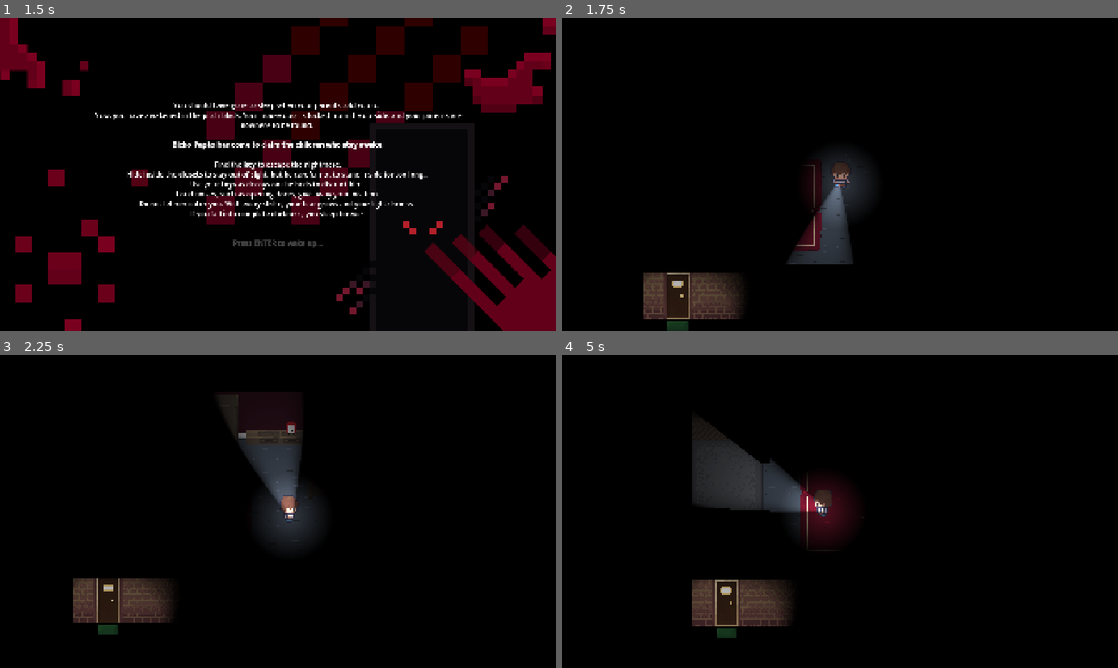
Above: before the commit, frames 1-4 (two rows, left to right).
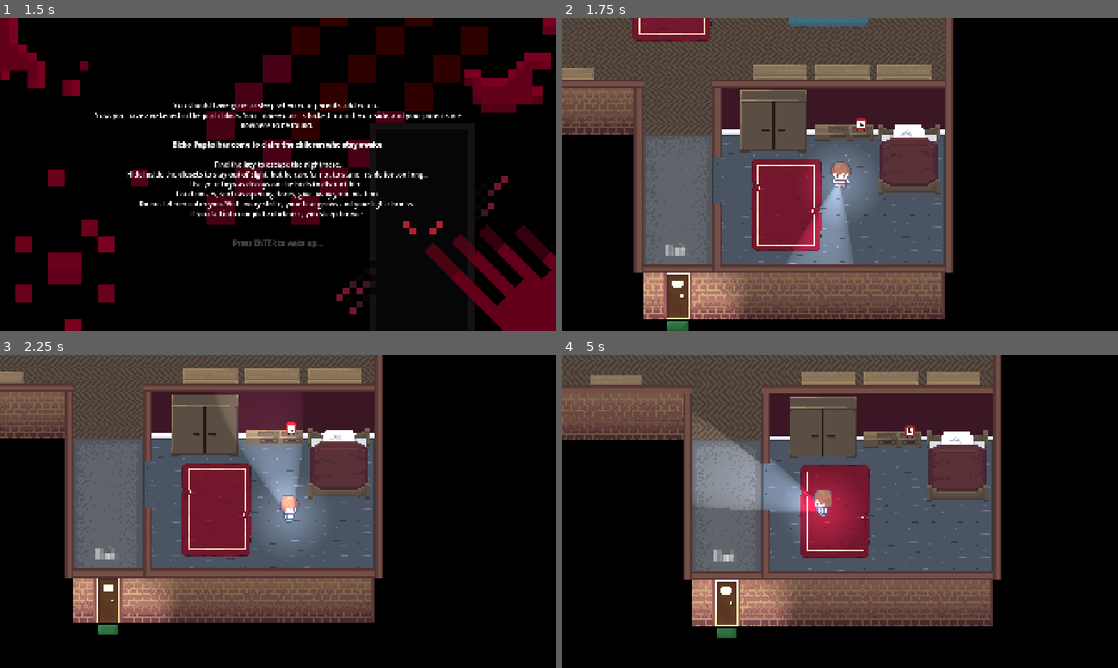
Above: after the commit, the same moments.

Repository: davidantunes23/dj_prototype
Game: Godot game, scene res://scenes/map/intro_screen.tscn
Same seed, same stepped clock (60 frames per second), same inputs: the game is played once before the commit and once after it.
Inputs (mouse positions are in pixels of both pictures, inside the frame that each line leads up to):
- Up to frame 1 (1.5 s): tap Enter (ui_accept) at 0.5 s; move the mouse to (400, 158) at 0.52 s; hold D (move_right) 0.53-1.28 s; hold Enter (ui_accept) 0.53-1.28 s; move the mouse to (166, 190) at 1.27 s; hold S (move_down) from 1.28 s (still down); tap Q (drop) at 1.35 s
- Up to frame 2 (1.75 s): keep holding S (move_down); tap Enter (ui_accept) at 1.52, 1.55 s
- Up to frame 3 (2.25 s): tap Enter (ui_accept) at 1.82 s; move the mouse to (333, 442) at 2.02 s; release S (move_down) at 2.03 s; hold D (move_right) from 2.03 s (still down); hold Enter (ui_accept) from 2.03 s (still down); tap E (interact) at 2.1 s
- Up to frame 4 (5 s): move the mouse to (812, 574) at 2.77 s; release D (move_right) at 2.78 s; release Enter (ui_accept) at 2.78 s; hold W (move_up) 2.78-3.53 s; tap Enter (ui_accept) at 2.85, 3.02, 3.32, 4.52, 4.55, 4.82 s; move the mouse to (1006, 558) at 3.52 s; hold Enter (ui_accept) 3.53-4.28 s; hold A (move_left) from 3.53 s (still down); tap Q (drop) at 3.6 s; move the mouse to (673, 464) at 4.27 s; tap E (interact) at 4.35 s

Frame 1 is identical in both runs. In frame 2, 60% of the frame differs, in the area x 0-71%, y 0-100%; in frame 3, 52%; in frame 4, 55%.

Commit message:
decoy behaviour

Diff:
--- a/scenes/item/bed.tscn
+++ b/scenes/item/bed.tscn
@@ -131,7 +131,7 @@
 }
 
 [node name="Bed" type="StaticBody2D" unique_id=1528075893]
-collision_layer = 8
+collision_layer = 10
 
 [node name="Sprite2D" type="Sprite2D" parent="." unique_id=1817473610]
 scale = Vector2(0.8, 0.8)
@@ -146,6 +146,7 @@
 debug_color = Color(2.7915835e-06, 0.56896055, 0.85614246, 0.41960785)
 
 [node name="Area2D" type="Area2D" parent="." unique_id=1114880272]
+collision_layer = 3
 collision_mask = 6
 script = ExtResource("1_340o3")
 
--- a/scenes/map/map.tscn
+++ b/scenes/map/map.tscn
@@ -8433,7 +8433,7 @@
 position = Vector2(-8, -48)
 
 [node name="Point30" type="Marker2D" parent="NavigationRegion2D/PatrolPath" unique_id=1727918732]
-position = Vector2(96, -48)
+position = Vector2(112, -64)
 
 [node name="Point31" type="Marker2D" parent="NavigationRegion2D/PatrolPath" unique_id=1709825423]
 position = Vector2(-8, -48)
@@ -8478,6 +8478,7 @@
 position = Vector2(-1000, -712)
 
 [node name="CanvasModulate" type="CanvasModulate" parent="." unique_id=1403401776]
+visible = false
 color = Color(0.003921569, 0, 0, 1)
 
 [node name="Lightning" type="Node2D" parent="." unique_id=158353247]
--- a/scripts/bicho_papao/bicho_papao.gd
+++ b/scripts/bicho_papao/bicho_papao.gd
@@ -59,10 +59,32 @@
 
 	return false
 
+func can_see_decoy() -> bool:
+	if not is_instance_valid(bed):
+		print("bed instance not valid")
+		return false
+
+	if not bed.get_node("Area2D").has_decoy:
+		print("no decoy")
+		return false
+
+	# Point the RayCast towards the player's center
+	los_ray.global_position = global_position
+	los_ray.target_position = los_ray.to_local(bed.global_position)
+	los_ray.force_raycast_update()
+
+	if los_ray.is_colliding():
+		print("ray is colliding")
+		var collider = los_ray.get_collider()
+		print (collider == bed)
+		return collider == bed
+	print("ray not colliding")
+	return false
+
 func _on_vision_area_body_entered(body: Node2D) -> void:
 	if body.is_in_group("player"):
 		player = body
-	elif body.is_in_group("bed"):
+	elif body.get_node("Area2D").is_in_group("bed"):
 		bed = body
 
 func _on_vision_area_body_exited(body: Node2D) -> void:
--- a/scripts/bicho_papao/patrol_state.gd
+++ b/scripts/bicho_papao/patrol_state.gd
@@ -94,6 +94,10 @@
 		state_machine.transition_to("Chase")
 		return
 
+	elif monster.can_see_decoy():
+		print("can see decoy")
+		SoundEvents.emit_sound(monster.bed.global_position, "bed")
+
 	if waypoints.is_empty():
 		return
 
